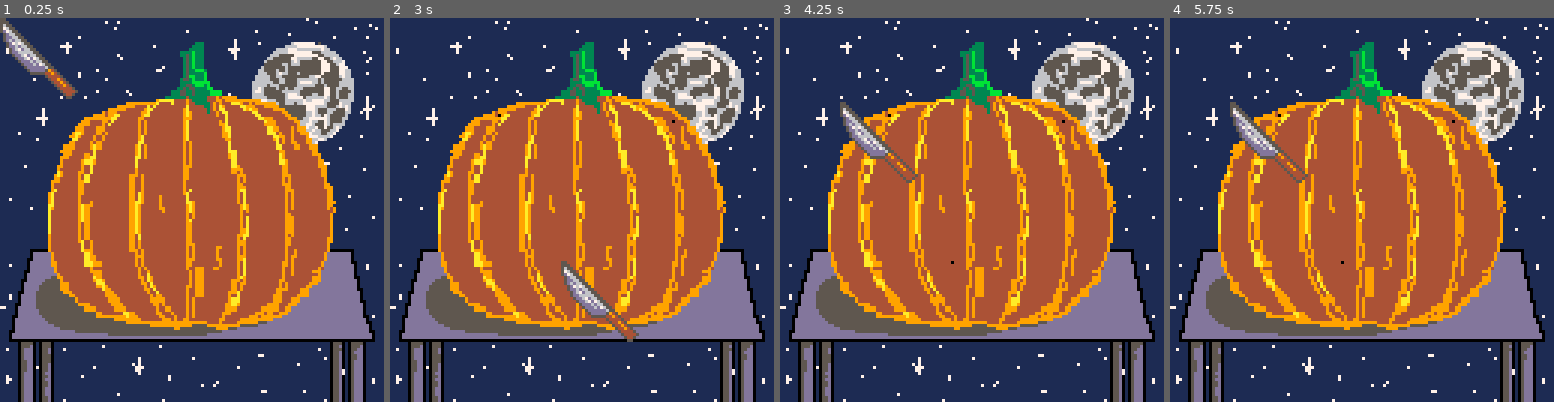
Above: before the commit, frames 1-4 (left to right).
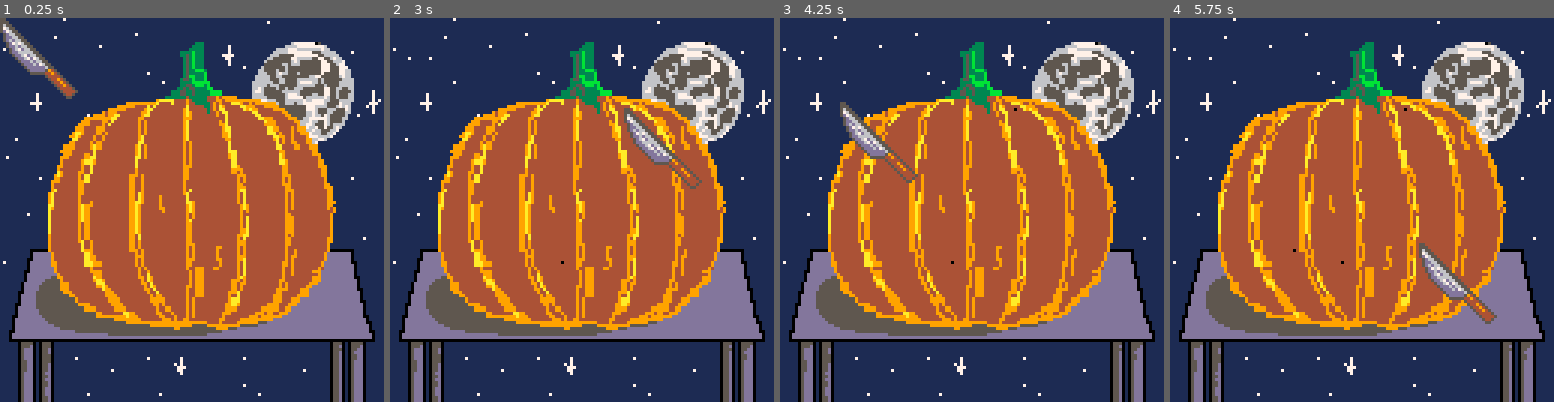
Above: after the commit, the same moments.

Repository: WyattjkRichard/pico8_pumpkin_carving
Game: PICO-8 cartridge pumpkin_carving.p8
Two runs of this game, one before a commit and one after it. Both use one fixed random seed, a clock stepped at 60 frames per second and the inputs below.
Inputs (mouse positions are in pixels of both pictures, inside the frame that each line leads up to):
- Up to frame 1 (0.25 s): no input
- Up to frame 2 (3 s): click (670, 121) at 0.67 s; click (436, 267) at 1.22 s; click (497, 114) at 1.77 s; click (562, 259) at 2.32 s; click (624, 106) at 2.87 s
- Up to frame 3 (4.25 s): click (1075, 256) at 3.42 s; click (841, 102) at 3.97 s
- Up to frame 4 (5.75 s): click (1292, 248) at 4.52 s; click (1354, 94) at 5.07 s; click (1419, 244) at 5.62 s

The runs differ from the first frame. In frame 1, 1.3% of the frame differs, in the area x 0-100%, y 0-100%; in frame 2, 3.4%; in frame 3, 1.3%; in frame 4, 3.5%.

Commit message:
Fixed drawing outside of pumpkin, updated cutting noises

Diff:
--- a/main.lua
+++ b/main.lua
@@ -34,10 +34,12 @@
 function _draw()
     cls()
     map()
+    map(16, 0, 16, 8, 12, 12)
     draw_drawing_board(drawing_board)
     draw_cursor(x, y)
+
+    -- circfill(x, y, 1, 8)
     --[[
-    circfill(x, y, 1, 8)
     print("x: "..x, 0, 0, 7)
     print("y: "..y, 0, 10, 7)
     print("btns: "..stat(34), 0, 20, 7)
@@ -46,8 +48,20 @@
 end
 
 function within_bounds(x, y)
+    -- x and y will be within a range of 0-127
+    center_x, center_y, width, height =  63, 64, 95, 75
+    pset()
+    -- Translate the mouse coordinates relative to the center of the ellipse
+    dx = x - center_x
+    dy = y - center_y
+    -- Calculate if the point is inside the ellipse using the standard ellipse formula
+    -- (dx^2 / (width / 2)^2) + (dy^2 / (height / 2)^2) <= 1
+    return (dx * dx) / ((width / 2) * (width / 2)) + (dy * dy) / ((height / 2) * (height / 2)) <= 1
+
+
     -- set the bounds of the drawing board to include a 1px border around the drawing board to allow for an improved fill algorithm
-    return x > x_offset + 1 and x < x_offset + x_max - 1 and y > y_offset + 1 and y < y_offset + y_max - 1
+    -- return x > x_offset + 1 and x < x_offset + x_max - 1 and y > y_offset + 1 and y < y_offset + y_max - 1
+
 end
 
 function init_drawing_board()
@@ -73,16 +87,16 @@
 end
 
 function draw_cursor(x, y)
-    spr(1, x, y)
-    spr(2, x + 8, y)
-    spr(16, x, y + 8)
-    spr(17, x + 8, y + 8)
-    spr(18, x + 16, y + 8)
-    spr(33, x + 8, y + 16)
-    spr(34, x + 16, y + 16)
-    spr(35, x+ 24, y + 16)
-    spr(50, x + 16, y + 24)
-    spr(51, x + 24, y + 24)
+    spr(92, x, y)
+    spr(93, x + 8, y)
+    spr(108, x, y + 8)
+    spr(109, x + 8, y + 8)
+    spr(93, x + 16, y + 8)
+    spr(125, x + 8, y + 16)
+    spr(126, x + 16, y + 16)
+    spr(93, x+ 24, y + 16)
+    spr(142, x + 16, y + 24)
+    spr(143, x + 24, y + 24)
 end
 
 function interpolateAndDraw(x1, y1, x2, y2, drawing_board)
--- a/pumpkin_carving.p8
+++ b/pumpkin_carving.p8
@@ -265,84 +265,84 @@
 
 
 __map__
-906050030405060708090a0b0c0d0e0f00000000000000000000000000000000000000000000000000000000000000000000000000000000000000000000000000000000000000000000000000000000000000000000000000000000000000000000000000000000000000000000000000000000000000000000000000000000
-af6041131415161718191a1b1c1d1e1f00000000000000000000000000000000000000000000000000000000000000000000000000000000000000000000000000000000000000000000000000000000000000000000000000000000000000000000000000000000000000000000000000000000000000000000000000000000
-50707faf2425262728292a2b2c2d2e2f00000000000000000000000000000000000000000000000000000000000000000000000000000000000000000000000000000000000000000000000000000000000000000000000000000000000000000000000000000000000000000000000000000000000000000000000000000000
-30318f8f3435363738393a3b3c3d3e3f00000000000000000000000000000000000000000000000000000000000000000000000000000000000000000000000000000000000000000000000000000000000000000000000000000000000000000000000000000000000000000000000000000000000000000000000000000000
-404142434445464748494a4b4c4d4e4f00000000000000000000000000000000000000000000000000000000000000000000000000000000000000000000000000000000000000000000000000000000000000000000000000000000000000000000000000000000000000000000000000000000000000000000000000000000
-505152535455565758595a5b5c5d5e5f00000000000000000000000000000000000000000000000000000000000000000000000000000000000000000000000000000000000000000000000000000000000000000000000000000000000000000000000000000000000000000000000000000000000000000000000000000000
-606162636465666768696a6b6c6d6e6f00000000000000000000000000000000000000000000000000000000000000000000000000000000000000000000000000000000000000000000000000000000000000000000000000000000000000000000000000000000000000000000000000000000000000000000000000000000
-707172737475767778797a7b7c7d7e7f00000000000000000000000000000000000000000000000000000000000000000000000000000000000000000000000000000000000000000000000000000000000000000000000000000000000000000000000000000000000000000000000000000000000000000000000000000000
-808182838485868788898a8b8c8d8e8f00000000000000000000000000000000000000000000000000000000000000000000000000000000000000000000000000000000000000000000000000000000000000000000000000000000000000000000000000000000000000000000000000000000000000000000000000000000
-909192939495969798999a9b9c9d9e9f00000000000000000000000000000000000000000000000000000000000000000000000000000000000000000000000000000000000000000000000000000000000000000000000000000000000000000000000000000000000000000000000000000000000000000000000000000000
-a0a1a2a3a4a5a6a7a8a9aaabacadaeaf00000000000000000000000000000000000000000000000000000000000000000000000000000000000000000000000000000000000000000000000000000000000000000000000000000000000000000000000000000000000000000000000000000000000000000000000000000000
-b0b1b2b3b4b5b6b7b8b9babbbcbdbebf00000000000000000000000000000000000000000000000000000000000000000000000000000000000000000000000000000000000000000000000000000000000000000000000000000000000000000000000000000000000000000000000000000000000000000000000000000000
-c0c1c2c3c4c5c6c7c8c9cacbcccdcecf00000000000000000000000000000000000000000000000000000000000000000000000000000000000000000000000000000000000000000000000000000000000000000000000000000000000000000000000000000000000000000000000000000000000000000000000000000000
-d0d1d2d3d4d5d6d7d8d9dadbdcdddedf00000000000000000000000000000000000000000000000000000000000000000000000000000000000000000000000000000000000000000000000000000000000000000000000000000000000000000000000000000000000000000000000000000000000000000000000000000000
-e0e1e2e3e4e5e6e7e8e9eaebecedeeef00000000000000000000000000000000000000000000000000000000000000000000000000000000000000000000000000000000000000000000000000000000000000000000000000000000000000000000000000000000000000000000000000000000000000000000000000000000
-f0f1f2f3f4f5f6f7f8f9fafbfcfdfeff00000000000000000000000000000000000000000000000000000000000000000000000000000000000000000000000000000000000000000000000000000000000000000000000000000000000000000000000000000000000000000000000000000000000000000000000000000000
-…(65 lines of a section not shown)…
+0707180707190707070707170707070700000000000506000000000000000000000000000000000000000000000000000000000000000000000000000000000000000000000000000000000000000000000000000000000000000000000000000000000000000000000000000000000000000000000000000000000000000000
+1a190707170707071709070c0d0e0f0700000000001516000000000000000000000000000000000000000000000000000000000000000000000000000000000000000000000000000000000000000000000000000000000000000000000000000000000000000000000000000000000000000000000000000000000000000000
+0707190707071a0707071b1c1d1e1f0700002223242526272829000000000000000000000000000000000000000000000000000000000000000000000000000000000000000000000000000000000000000000000000000000000000000000000000000000000000000000000000000000000000000000000000000000000000
+070807070707070719072b2c2d2e2f0b303132333435363738393a0000000000000000000000000000000000000000000000000000000000000000000000000000000000000000000000000000000000000000000000000000000000000000000000000000000000000000000000000000000000000000000000000000000000
+070707180719070707073b3c3d3e3f07404142434445464748494a4b00000000000000000000000000000000000000000000000000000000000000000000000000000000000000000000000000000000000000000000000000000000000000000000000000000000000000000000000000000000000000000000000000000000
+18070717071807071807074c4d4e0707505152535455565758595a5b00000000000000000000000000000000000000000000000000000000000000000000000000000000000000000000000000000000000000000000000000000000000000000000000000000000000000000000000000000000000000000000000000000000
+07190707070707070707070707071907606162636465666768696a6b00000000000000000000000000000000000000000000000000000000000000000000000000000000000000000000000000000000000000000000000000000000000000000000000000000000000000000000000000000000000000000000000000000000
+07070719070707190717070707070707707172737475767778797a7b00000000000000000000000000000000000000000000000000000000000000000000000000000000000000000000000000000000000000000000000000000000000000000000000000000000000000000000000000000000000000000000000000000000
+0717070707071a070707071907170707808182838485868788898a8b00000000000000000000000000000000000000000000000000000000000000000000000000000000000000000000000000000000000000000000000000000000000000000000000000000000000000000000000000000000000000000000000000000000
+07e2e3e3e3e3e3e3e3e3e3e3e3e3db17909192939495969798999a9b00000000000000000000000000000000000000000000000000000000000000000000000000000000000000000000000000000000000000000000000000000000000000000000000000000000000000000000000000000000000000000000000000000000
+17d3d4e4e5e5e6e7e8e9eaeaeaeade07a0a1a2a3a4a5a6a7a8a9aaab00000000000000000000000000000000000000000000000000000000000000000000000000000000000000000000000000000000000000000000000000000000000000000000000000000000000000000000000000000000000000000000000000000000
+d5d6d7d7d7d7d7d7d7d7dcddeaeaeeef00b1b2b3b4b5b6b7b8b9ba0000000000000000000000000000000000000000000000000000000000000000000000000000000000000000000000000000000000000000000000000000000000000000000000000000000000000000000000000000000000000000000000000000000000
+d8d9dad7d7d7d7d7d7ebecedeaeaeaff00000000000000000000000000000000000000000000000000000000000000000000000000000000000000000000000000000000000000000000000000000000000000000000000000000000000000000000000000000000000000000000000000000000000000000000000000000000
+d0d1d2f2f3f4f4f4f5f6f7f7f7fcfdfe00000000000000000000000000000000000000000000000000000000000000000000000000000000000000000000000000000000000000000000000000000000000000000000000000000000000000000000000000000000000000000000000000000000000000000000000000000000
+f8e0e1171907170a0707170719f8fafb00000000000000000000000000000000000000000000000000000000000000000000000000000000000000000000000000000000000000000000000000000000000000000000000000000000000000000000000000000000000000000000000000000000000000000000000000000000
+f8f0f1190707190707071a0707f8f9fb00000000000000000000000000000000000000000000000000000000000000000000000000000000000000000000000000000000000000000000000000000000000000000000000000000000000000000000000000000000000000000000000000000000000000000000000000000000
+…(65 lines of a section not shown)…
Not shown, changed: 128 lines of the sprite sheet (__gfx__) section of pumpkin_carving.p8
Not shown, changed: the thumbnail (__label__) section of pumpkin_carving.p8
Not shown, changed: the sound effects (__sfx__) section of pumpkin_carving.p8
Not shown, changed: release/pumpkin_carving.p8.png
Not shown, changed: sprites/notes.aseprite
